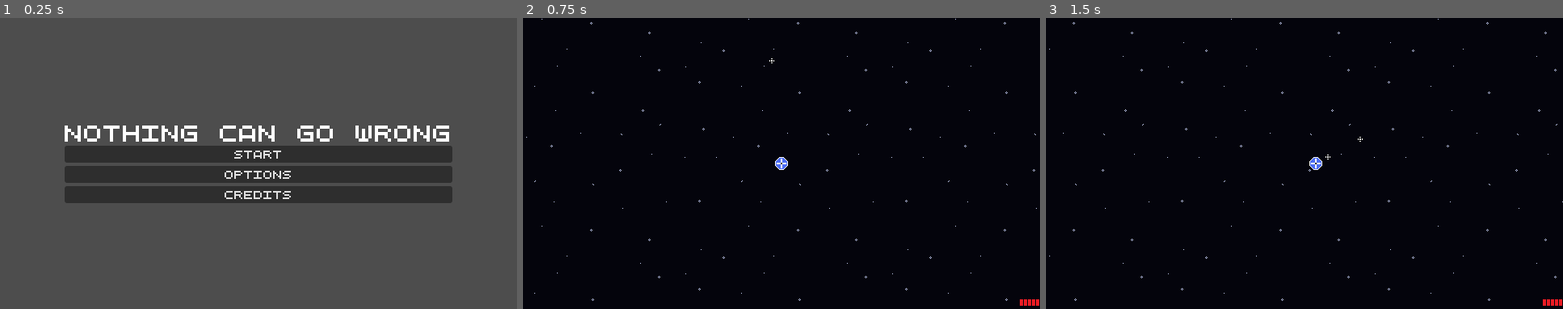
Above: before the commit, frames 1-3 (left to right).
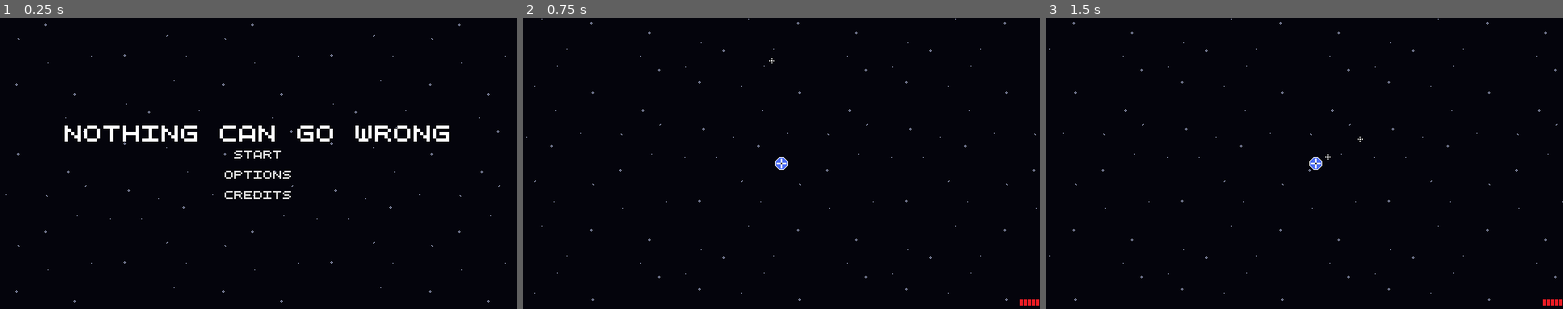
Above: after the commit, the same moments.

Repository: WinterAtne/Game-Jam
Game: Godot game, scene res://scenes/main.tscn
Same seed, same stepped clock (60 frames per second), same inputs: the game is played once before the commit and once after it.
Inputs (mouse positions are in pixels of both pictures, inside the frame that each line leads up to):
- Up to frame 1 (0.25 s): no input
- Up to frame 2 (0.75 s): click "Start" at 0.5 s
- Up to frame 3 (1.5 s): tap Enter at 1.25 s; move the mouse to (1418, 148) at 1.27 s; press the mouse at (1418, 148) at 1.28 s; hold D (right) from 1.28 s (still down)

The runs differ from the first frame. In frame 1, 98% of the frame differs, in the area x 0-100%, y 0-100%; in frame 2, nothing differs; in frame 3, nothing differs.

Commit message:
Stary background is now on all screens, button layouts now fit the text

Diff:
--- a/asssets/default_theme.tres
+++ b/asssets/default_theme.tres
@@ -2,3 +2,4 @@
 
 [resource]
 default_font_size = 10
+Button/constants/align_to_largest_stylebox = 1
--- a/project.godot
+++ b/project.godot
@@ -13,6 +13,7 @@
 config/name="NothingCanGoWrong"
 run/main_scene="res://scenes/main.tscn"
 config/features=PackedStringArray("4.3", "GL Compatibility")
+boot_splash/show_image=false
 config/icon="res://asssets/icon.svg"
 
 [autoload]
--- a/scenes/level.tscn
+++ b/scenes/level.tscn
@@ -1,11 +1,10 @@
-[gd_scene load_steps=9 format=3 uid="uid://c33c8c4k127jd"]
+[gd_scene load_steps=8 format=3 uid="uid://c33c8c4k127jd"]
 
 [ext_resource type="Script" path="res://scenes/level.gd" id="1_8rgm8"]
 [ext_resource type="PackedScene" uid="uid://cpc1b408ujakp" path="res://scenes/player.tscn" id="1_gxo64"]
 [ext_resource type="Script" path="res://asssets/enemies/enemy_type.gd" id="2_mrpoq"]
 [ext_resource type="PackedScene" uid="uid://c05uv3ypr1134" path="res://scenes/enemies/enemy.tscn" id="2_yo8rh"]
 [ext_resource type="Resource" uid="uid://4ekfeluxrnkf" path="res://asssets/enemies/chaser.tres" id="4_5aby5"]
-[ext_resource type="Texture2D" uid="uid://cmco2nuejtaka" path="res://asssets/tmp_stary_background.png" id="4_fl1cp"]
 [ext_resource type="Resource" uid="uid://bo7e2x4b8lhd7" path="res://asssets/enemies/leader.tres" id="5_850gv"]
 [ext_resource type="Resource" uid="uid://ddte60hu2iyf0" path="res://asssets/enemies/follower.tres" id="6_k7eys"]
 
@@ -17,14 +16,6 @@
 
 [node name="Player" parent="." instance=ExtResource("1_gxo64")]
 
-[node name="TextureRect" type="Parallax2D" parent="."]
-show_behind_parent = true
-repeat_size = Vector2(256, 256)
-repeat_times = 8
-
-[node name="Sprite2D" type="Sprite2D" parent="TextureRect"]
-texture = ExtResource("4_fl1cp")
-
 [node name="SpawnTimer" type="Timer" parent="."]
 autostart = true
 
--- a/scenes/main.tscn
+++ b/scenes/main.tscn
@@ -1,10 +1,11 @@
-[gd_scene load_steps=6 format=3 uid="uid://c46dertmd34yd"]
+[gd_scene load_steps=7 format=3 uid="uid://c46dertmd34yd"]
 
 [ext_resource type="Script" path="res://scenes/main.gd" id="1_vlr70"]
 [ext_resource type="PackedScene" uid="uid://bcp1yywo181cd" path="res://scenes/ui/main_menu.tscn" id="2_2ucyk"]
 [ext_resource type="PackedScene" uid="uid://c33c8c4k127jd" path="res://scenes/level.tscn" id="2_gxoi6"]
 [ext_resource type="PackedScene" uid="uid://b5dxatoq5gi2e" path="res://scenes/ui/credits.tscn" id="4_a46pt"]
 [ext_resource type="PackedScene" uid="uid://3mrfm35yqdr5" path="res://scenes/ui/death_screen.tscn" id="5_r7bqr"]
+[ext_resource type="Texture2D" uid="uid://cmco2nuejtaka" path="res://asssets/tmp_stary_background.png" id="6_tesac"]
 
 [node name="Main" type="Node2D"]
 script = ExtResource("1_vlr70")
@@ -21,6 +22,14 @@
 unique_name_in_owner = true
 visible = false
 
+[node name="TextureRect" type="Parallax2D" parent="."]
+show_behind_parent = true
+repeat_size = Vector2(256, 256)
+repeat_times = 8
+
+[node name="Sprite2D" type="Sprite2D" parent="TextureRect"]
+texture = ExtResource("6_tesac")
+
 [connection signal="button_down" from="MainMenu/CenterContainer/VBoxContainer/Start" to="." method="load_level"]
 [connection signal="button_down" from="MainMenu/CenterContainer/VBoxContainer/Credits" to="." method="load_credits"]
 [connection signal="button_down" from="Credits/Buttons/MainMenu" to="." method="load_main_menu"]
--- a/scenes/ui/credits.tscn
+++ b/scenes/ui/credits.tscn
@@ -12,20 +12,50 @@
 [node name="VBoxContainer" type="VBoxContainer" parent="Attributions"]
 layout_mode = 2
 
+[node name="Designer2" type="Label" parent="Attributions/VBoxContainer"]
+layout_mode = 2
+theme_override_font_sizes/font_size = 20
+text = "CREDITS"
+horizontal_alignment = 1
+
+[node name="MarginContainer" type="MarginContainer" parent="Attributions/VBoxContainer"]
+custom_minimum_size = Vector2(0, 8)
+layout_mode = 2
+
 [node name="Designer" type="Label" parent="Attributions/VBoxContainer"]
 layout_mode = 2
 text = "Programmer and Designer: Winter d'Atne"
 horizontal_alignment = 1
+
+[node name="MarginContainer4" type="MarginContainer" parent="Attributions/VBoxContainer"]
+custom_minimum_size = Vector2(0, 4)
+layout_mode = 2
 
 [node name="Godot" type="Label" parent="Attributions/VBoxContainer"]
 layout_mode = 2
 text = "Godot see: godotengine.org/license"
 horizontal_alignment = 1
 
+[node name="MarginContainer2" type="MarginContainer" parent="Attributions/VBoxContainer"]
+custom_minimum_size = Vector2(0, 4)
+layout_mode = 2
+
 [node name="FreeType" type="Label" parent="Attributions/VBoxContainer"]
 layout_mode = 2
 text = "Portions of this software are copyright © 2024
- The FreeType Project (www.freetype.org). All rights reserved."
+ The FreeType Project (www.freetype.org).
+All rights reserved."
+horizontal_alignment = 1
+
+[node name="MarginContainer3" type="MarginContainer" parent="Attributions/VBoxContainer"]
+custom_minimum_size = Vector2(0, 4)
+layout_mode = 2
+
+[node name="FreeType2" type="Label" parent="Attributions/VBoxContainer"]
+layout_mode = 2
+text = "The font used for this Project is
+QuinQueFive: Copyright © 2019-2023
+GGBotNet (https://ggbot.net/fonts)"
 horizontal_alignment = 1
 
 [node name="Buttons" type="CenterContainer" parent="."]
@@ -39,3 +69,4 @@
 [node name="MainMenu" type="Button" parent="Buttons"]
 layout_mode = 2
 text = "Main Menu"
+flat = true
--- a/scenes/ui/death_screen.tscn
+++ b/scenes/ui/death_screen.tscn
@@ -21,9 +21,13 @@
 
 [node name="Restart" type="Button" parent="CenterContainer/VBoxContainer"]
 layout_mode = 2
+size_flags_horizontal = 4
 text = "Restart"
+flat = true
 
 [node name="Main Menu" type="Button" parent="CenterContainer/VBoxContainer"]
 layout_mode = 2
+size_flags_horizontal = 4
 text = "Main Menu
 "
+flat = true
--- a/scenes/ui/main_menu.tscn
+++ b/scenes/ui/main_menu.tscn
@@ -19,12 +19,18 @@
 
 [node name="Start" type="Button" parent="CenterContainer/VBoxContainer"]
 layout_mode = 2
+size_flags_horizontal = 4
 text = "Start"
+flat = true
 
 [node name="Options" type="Button" parent="CenterContainer/VBoxContainer"]
 layout_mode = 2
+size_flags_horizontal = 4
 text = "Options"
+flat = true
 
 [node name="Credits" type="Button" parent="CenterContainer/VBoxContainer"]
 layout_mode = 2
+size_flags_horizontal = 4
 text = "Credits"
+flat = true
